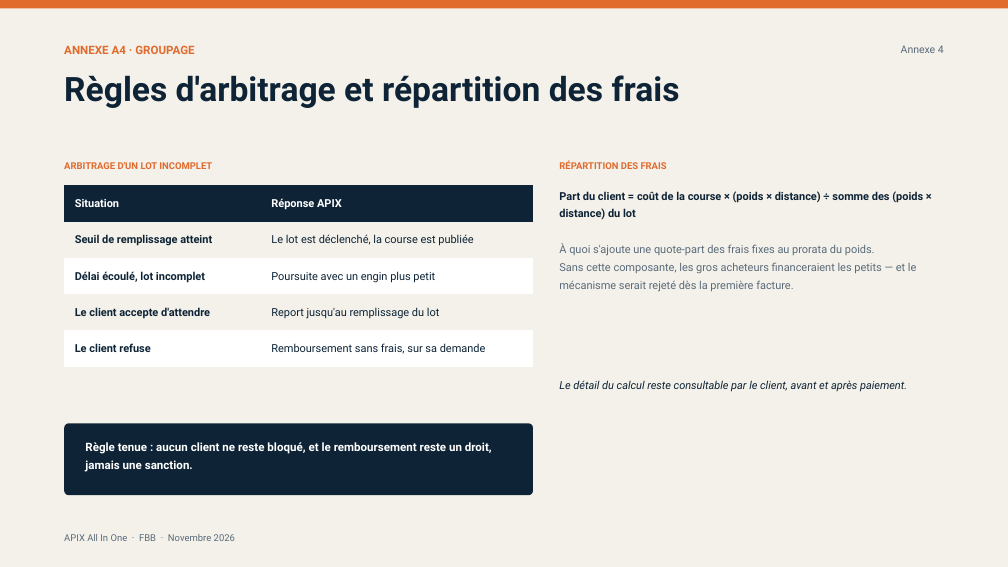
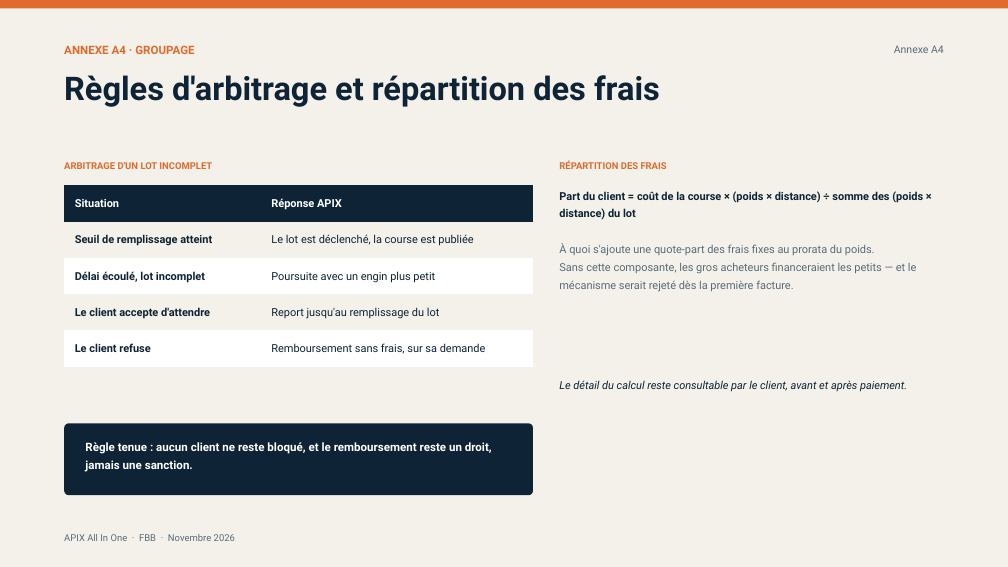
Before and after one commit to dilevembamu12/fbb-ppc-apix, a slide deck: slide 16 of dist/pptx/APIX-All-In-One-12-slides-PPC.pptx. Drawn at 1008x567 pixels with LibreOffice and Linux fonts; fonts in the diff are those of the drawing. Boxes give left, top, right and bottom in pixels: in the first picture for what was removed or moved away, otherwise in the second. Text is boxed around its words. In the diff, an @@ line names an element or a change of style, - is before the commit and + after.

```diff
--- a/dist/pptx/APIX-All-In-One-12-slides-PPC.pptx
+++ b/dist/pptx/APIX-All-In-One-12-slides-PPC.pptx
@@ text at <box>894,45,944,53</box>: text changed @@
-Annexe 4
+Annexe A4
@@ text "Règles d'arbitrage et répartition des ..." at <box>64,75,660,107</box>: size 32 to 31 pt; line spacing 1.03 to 1.04 @@
```
Also in this commit, not shown: 12 other slides changed, 5 slides added, 4 slides removed, 2 other files.
